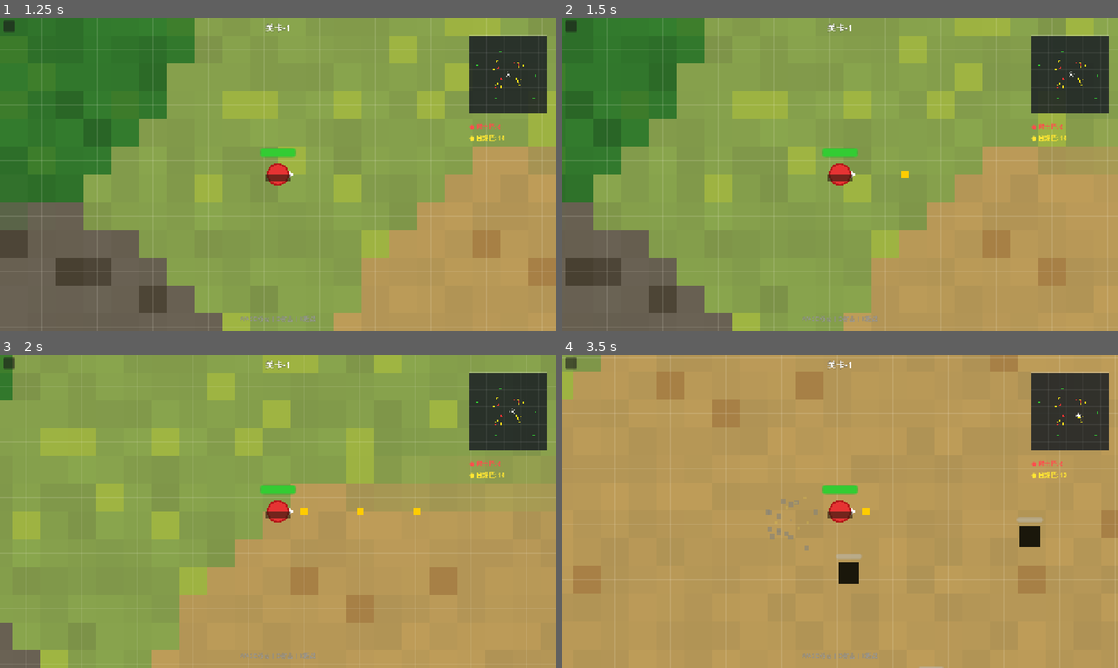
Above: before the commit, frames 1-4 (two rows, left to right).
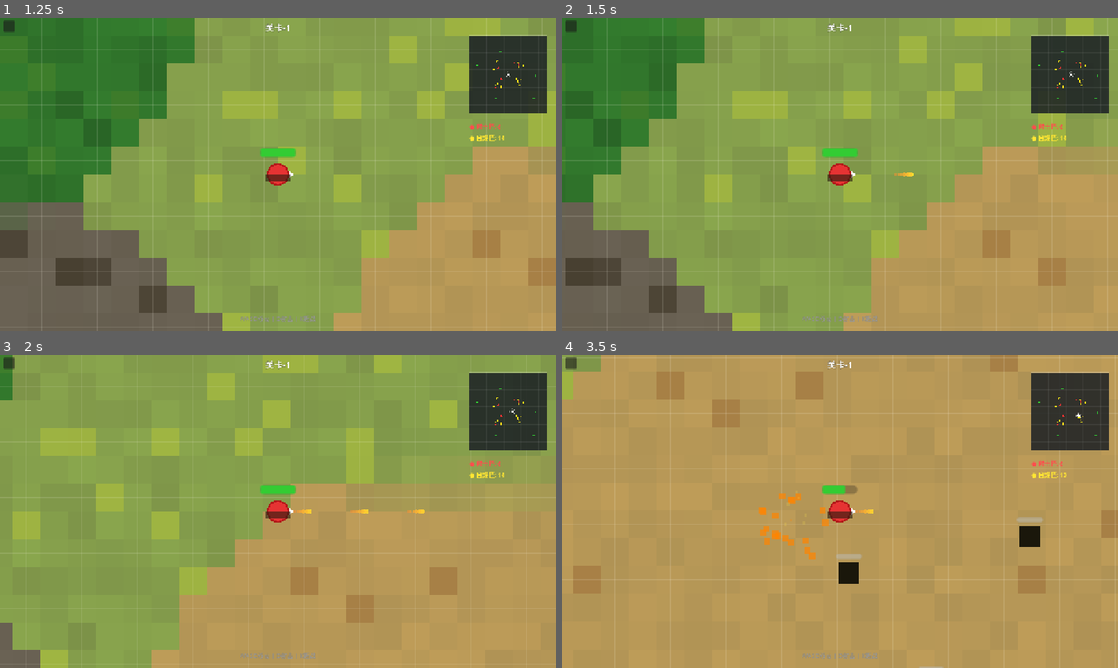
Above: after the commit, the same moments.

Repository: aikuangren/chiji
Game: Godot game, scene res://scenes/main_menu.tscn
Same seed, same stepped clock (60 frames per second), same inputs: the game is played once before the commit and once after it.
Inputs (mouse positions are in pixels of both pictures, inside the frame that each line leads up to):
- Up to frame 1 (1.25 s): click "开 始 游 戏" at 0.5 s
- Up to frame 2 (1.5 s): tap Enter (ui_accept) at 1.25 s; move the mouse to (962, 158) at 1.27 s; hold D from 1.28 s (still down); hold O from 1.28 s (still down)
- Up to frame 3 (2 s): keep holding D; keep holding O; tap Enter (ui_accept) at 1.52 s
- Up to frame 4 (3.5 s): move the mouse to (728, 527) at 2.02 s; release D at 2.03 s; release O at 2.03 s; hold S 2.03-2.78 s; tap K at 2.1 s; tap Enter (ui_accept) at 2.27 s; move the mouse to (895, 442) at 2.77 s; hold D from 2.78 s (still down); hold O from 2.78 s (still down)

Frame 1 is identical in both runs. In frame 2, less than 0.1% of the frame differs, in the area x 59-64%, y 48-52%; in frame 3, 0.1%; in frame 4, 0.6%, in the area x 35-56%, y 41-66%.

Commit message:
feat: 弹道视觉增强 - 黄色拖尾子弹 / 蓝色发光散弹 / 红色发光敌人子弹

Diff:
--- a/scenes/bullet.tscn
+++ b/scenes/bullet.tscn
@@ -3,26 +3,12 @@
 [ext_resource type="Script" path="res://scripts/bullet.gd" id="1_bullet"]
 
 [sub_resource type="RectangleShape2D" id="RectangleShape2D_bullet"]
-size = Vector2(8, 8)
+size = Vector2(6, 6)
 
 [node name="Bullet" type="Area2D"]
 collision_layer = 16
 collision_mask = 8
 script = ExtResource("1_bullet")
 
-[node name="Sprite" type="ColorRect" parent="."]
-anchors_preset = 8
-anchor_left = 0.5
-anchor_top = 0.5
-anchor_right = 0.5
-anchor_bottom = 0.5
-offset_left = -4.0
-offset_top = -4.0
-offset_right = 4.0
-offset_bottom = 4.0
-grow_horizontal = 2
-grow_vertical = 2
-color = Color(1, 0.8, 0, 1)
-
 [node name="CollisionShape2D" type="CollisionShape2D" parent="."]
 shape = SubResource("RectangleShape2D_bullet")
--- a/scenes/enemy_bullet.tscn
+++ b/scenes/enemy_bullet.tscn
@@ -3,17 +3,10 @@
 [ext_resource type="Script" path="res://scripts/enemy_bullet.gd" id="1_enemy_bullet"]
 
 [sub_resource type="RectangleShape2D" id="RectangleShape2D_enemy_bullet"]
-size = Vector2(16, 8)
+size = Vector2(10, 10)
 
 [node name="EnemyBullet" type="Area2D"]
 script = ExtResource("1_enemy_bullet")
 
-[node name="ColorRect" type="ColorRect" parent="."]
-offset_left = -8.0
-offset_top = -4.0
-offset_right = 8.0
-offset_bottom = 4.0
-color = Color(1, 0.2, 0.2, 1)
-
 [node name="CollisionShape2D" type="CollisionShape2D" parent="."]
 shape = SubResource("RectangleShape2D_enemy_bullet")
--- a/scenes/shotgun_bullet.tscn
+++ b/scenes/shotgun_bullet.tscn
@@ -10,19 +10,5 @@
 collision_mask = 8
 script = ExtResource("1_shotgun_bullet")
 
-[node name="Sprite" type="ColorRect" parent="."]
-anchors_preset = 8
-anchor_left = 0.5
-anchor_top = 0.5
-anchor_right = 0.5
-anchor_bottom = 0.5
-offset_left = -3.0
-offset_top = -3.0
-offset_right = 3.0
-offset_bottom = 3.0
-grow_horizontal = 2
-grow_vertical = 2
-color = Color(0.2, 0.6, 1.0, 1)
-
 [node name="CollisionShape2D" type="CollisionShape2D" parent="."]
 shape = SubResource("RectangleShape2D_sbullet")
--- a/scripts/bullet.gd
+++ b/scripts/bullet.gd
@@ -5,11 +5,11 @@
 const SPEED = 600.0
 const DAMAGE = 20
 const LIFETIME = 3.0
-const MAX_DISTANCE = 350.0  # 最大飞行距离
+const MAX_DISTANCE = 350.0
 
 var velocity: Vector2 = Vector2.ZERO
 var lifetime: float = 0.0
-var origin_pos: Vector2  # 发射时的位置
+var origin_pos: Vector2
 
 signal hit_enemy(enemy: Enemy)
 
@@ -28,15 +28,36 @@
 	lifetime += delta
 	if lifetime >= LIFETIME:
 		queue_free()
+	queue_redraw()
 
 func setup(dir: Vector2) -> void:
 	velocity = dir.normalized() * SPEED
 	rotation = dir.angle()
 
+func _draw():
+	var dir = velocity.normalized()
+
+	# 黄色拖尾 — 沿着飞行方向拉长，尾部渐淡
+	var head = dir * 6.0      # 弹头位置
+	var tail = dir * -14.0    # 弹尾位置
+	var body_width = 2.5
+
+	# 弹头（亮黄色圆形）
+	draw_circle(head, 3.0, Color(1.0, 0.9, 0.2, 1.0))
+
+	# 拖尾（从亮到暗渐变）
+	var segments = 6
+	for i in range(segments):
+		var t = float(i) / segments
+		var pos = head.lerp(tail, t)
+		var size = 2.5 * (1.0 - t * 0.5)
+		var alpha = 1.0 - t * 0.6
+		var color = Color(1.0, 0.8 - t * 0.3, 0.2, alpha)
+		draw_circle(pos, size, color)
+
 func _on_body_entered(body: Node2D) -> void:
 	if body is Enemy:
 		body.take_damage(DAMAGE)
-		# 命中特效：小粒子迸发
 		_spawn_hit_effect(body)
 		hit_enemy.emit(body)
 		queue_free()
--- a/scripts/enemy_bullet.gd
+++ b/scripts/enemy_bullet.gd
@@ -26,10 +26,22 @@
 	lifetime += delta
 	if lifetime >= LIFETIME:
 		queue_free()
+	queue_redraw()
 
 func setup(dir: Vector2) -> void:
 	velocity = dir.normalized() * SPEED
 	rotation = dir.angle()
+
+func _draw():
+	# 红色发光子弹 — 核心暗红 + 发光边框
+	draw_circle(Vector2.ZERO, 4.0, Color(0.9, 0.15, 0.15, 1.0))
+	# 发光边框
+	draw_circle(Vector2.ZERO, 6.0, Color(1.0, 0.2, 0.2, 0.25))
+	draw_circle(Vector2.ZERO, 8.0, Color(1.0, 0.1, 0.1, 0.08))
+	# 尾部微弱拖尾（沿飞行方向）
+	var dir = velocity.normalized()
+	var tail = dir * -10.0
+	draw_circle(tail, 2.5, Color(0.8, 0.1, 0.1, 0.2))
 
 func _on_body_entered(body: Node2D) -> void:
 	if body.is_in_group("player"):
--- a/scripts/shotgun_bullet.gd
+++ b/scripts/shotgun_bullet.gd
@@ -28,10 +28,19 @@
 	lifetime += delta
 	if lifetime >= LIFETIME:
 		queue_free()
+	queue_redraw()
 
 func setup(dir: Vector2) -> void:
 	velocity = dir.normalized() * SPEED
 	rotation = dir.angle()
+
+func _draw():
+	# 蓝色发光小方块 — 中心亮蓝，外围发光
+	# 核心
+	draw_circle(Vector2.ZERO, 3.0, Color(0.4, 0.8, 1.0, 1.0))
+	# 发光层（半透明扩散）
+	draw_circle(Vector2.ZERO, 5.0, Color(0.3, 0.6, 1.0, 0.3))
+	draw_circle(Vector2.ZERO, 7.0, Color(0.2, 0.4, 1.0, 0.1))
 
 func _on_body_entered(body: Node2D) -> void:
 	if body is Enemy:
